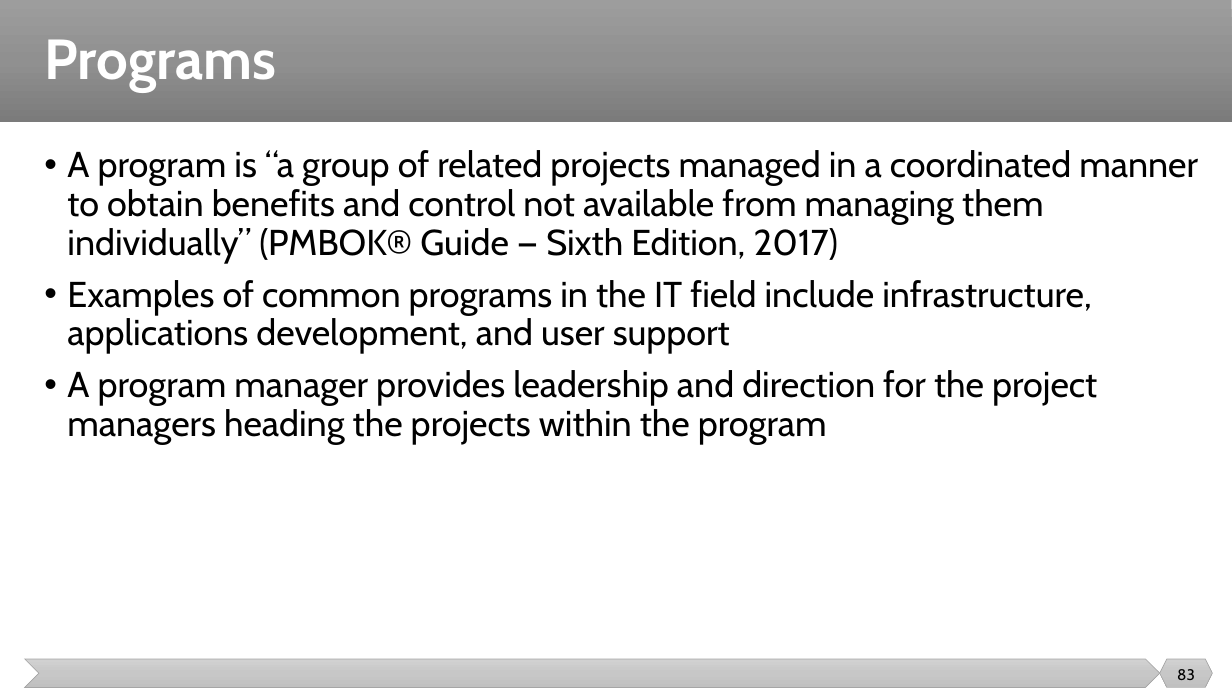
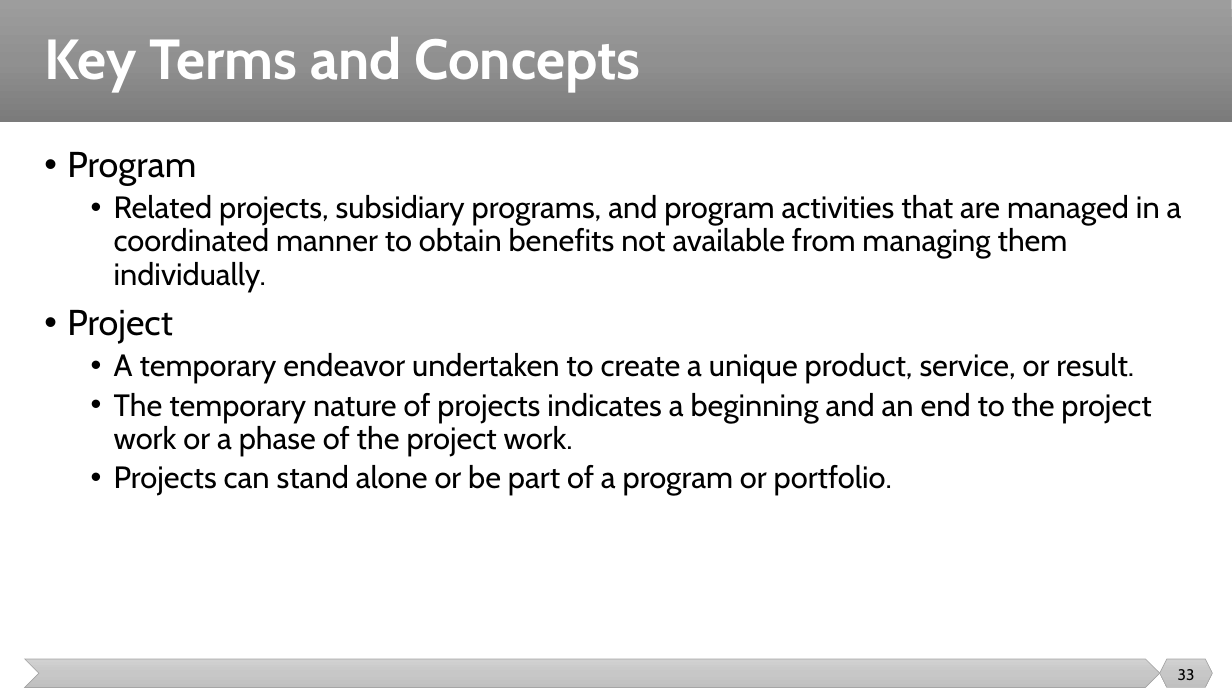
Before and after one commit to malenezi/malenezi, a slide deck: slide 33 of SE423/Lectures/1-Introduction/Introduction.pptx (slide 83 before the commit). Drawn at 1232x693 pixels with LibreOffice and Linux fonts; fonts in the diff are those of the drawing. Boxes give left, top, right and bottom in pixels: in the first picture for what was removed or moved away, otherwise in the second. Text is boxed around its words. In the diff, an @@ line names an element or a change of style, - is before the commit and + after.

```diff
--- a/SE423/Lectures/1-Introduction/Introduction.pptx
+++ b/SE423/Lectures/1-Introduction/Introduction.pptx
@@ title at [44, 37, 640, 92]: text changed @@
-Programs
+Key Terms and Concepts
@@ text at [67, 152, 1182, 495]: text changed; size 28 to 24 pt @@
-• A program is “a group of related projects managed in a coordinated manner to obtain benefits and control not available from managing them individually” (PMBOK® Guide — Sixth Edition, 2017)
-• Examples of common programs in the IT field include infrastructure, applications development, and user support
-• A program manager provides leadership and direction for the project managers heading the projects within the program
+• Program
+  • Related projects, subsidiary programs, and program activities that are managed in a coordinated manner to obtain benefits not available from managing them individually.
+• Project
+  • A temporary endeavor undertaken to create a unique product, service, or result.
+  • The temporary nature of projects indicates a beginning and an end to the project work or a phase of the project work.
+  • Projects can stand alone or be part of a program or portfolio.
@@ page number at [1178, 669, 1195, 680]: text changed @@
-83
+33
```
Also in this commit, not shown: 30 other slides changed, 40 slides added, 68 slides removed, 5 other files.
